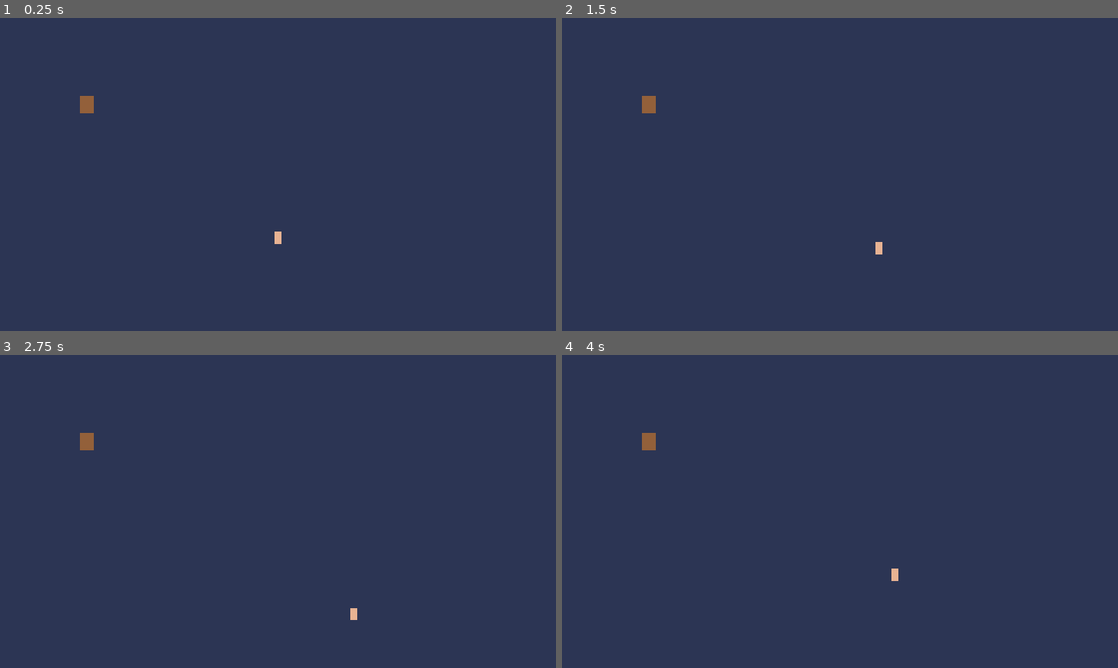
Above: before the commit, frames 1-4 (two rows, left to right).
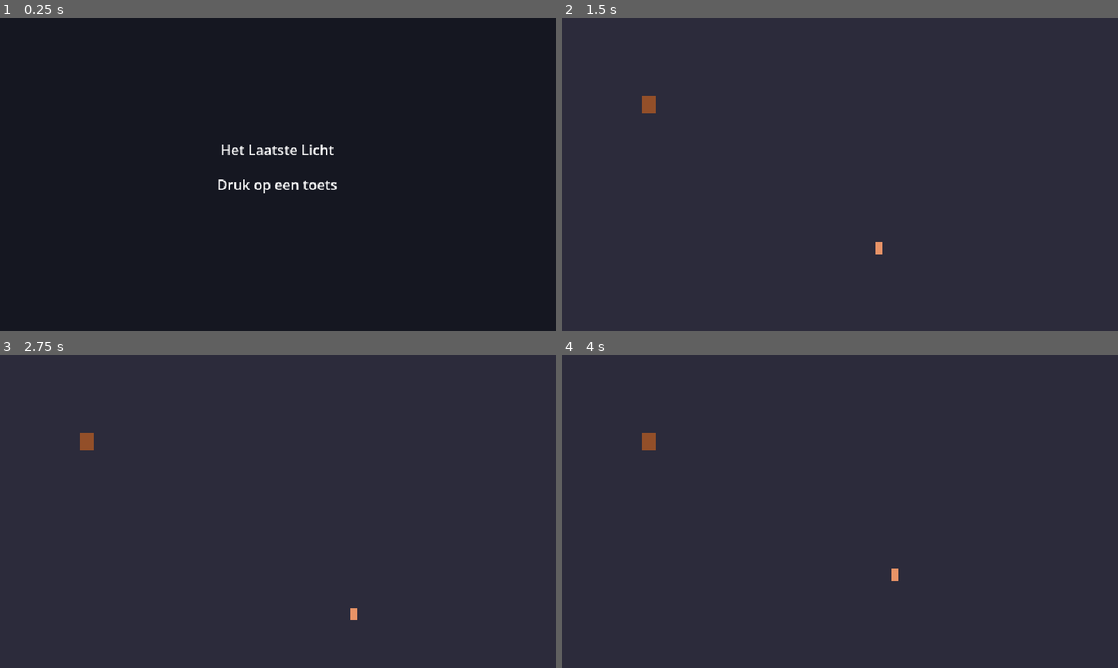
Above: after the commit, the same moments.

Repository: LetKainPlay/LastLight
Game: Godot game, scene res://scenes/main.tscn
Two runs of this game, one before a commit and one after it. Both use one fixed random seed, a clock stepped at 60 frames per second and the inputs below.
Inputs:
- Up to frame 1 (0.25 s): no input
- Up to frame 2 (1.5 s): tap Enter at 0.5 s; hold D (move_right) 0.53-1.28 s; hold E (interact) 0.53-1.28 s; tap Space at 1.25 s; hold S (move_down) from 1.28 s (still down); tap E (interact) at 1.35 s
- Up to frame 3 (2.75 s): release S (move_down) at 2.03 s; hold D (move_right) from 2.03 s (still down); hold E (interact) from 2.03 s (still down)
- Up to frame 4 (4 s): release D (move_right) at 2.78 s; release E (interact) at 2.78 s; hold W (move_up) 2.78-3.53 s; tap E (interact) at 2.85 s; hold A (move_left) from 3.53 s (still down); hold E (interact) from 3.53 s (still down)

The runs differ from the first frame. In frame 1, 100% of the frame differs, in the area x 0-100%, y 0-100%; in frame 2, 100%; in frame 3, 100%; in frame 4, 100%.

Commit message:
M1-T14: night flow with title and sunrise cards, phase tint, persistent flame
Co-Authored-By: Claude Sonnet 5.5 <noreply@anthropic.com>
Claude-Session: https://claude.ai/code/session_01Ehtwrq3Ai3VT9oAyBp9NAd

Diff:
--- a/scenes/lighthouse/flame_model.gd
+++ b/scenes/lighthouse/flame_model.gd
@@ -55,3 +55,10 @@
 ## Strike a match. Only works with oil in the reservoir.
 func relight() -> void:
 	lit = oil > 0.0
+
+
+## Back to a full tank and a fresh wick.
+func reset() -> void:
+	oil = 1.0
+	wick_wear = 0.0
+	lit = true
--- a/scenes/lighthouse/lantern.gd
+++ b/scenes/lighthouse/lantern.gd
@@ -1,12 +1,10 @@
 class_name Lantern
 extends Node2D
-## The lamp. Owns the FlameModel, burns oil while the night runs, and shows the flame.
+## The lamp. Shows and tends the night's flame (kept on Game, so it survives leaving the room).
 
 ## Emitted when the flame changes state.
 signal flame_state_changed(state: FlameModel.FlameState)
 
-const DEEP_NIGHT_START: float = 1440.0
-const DEEP_NIGHT_END: float = 1680.0
 const FLAME_COLORS: Dictionary[FlameModel.FlameState, Color] = {
 	FlameModel.FlameState.OUT: Color(0.172549, 0.207843, 0.329412, 1),
 	FlameModel.FlameState.EMBER: Color(0.784314, 0.501961, 0.172549, 1),
@@ -14,11 +12,10 @@
 	FlameModel.FlameState.BRIGHT: Color(1, 0.901961, 0.603922, 1),
 }
 
-var model: FlameModel = FlameModel.new()
+var model: FlameModel = null
 
 var _state: FlameModel.FlameState = FlameModel.FlameState.BRIGHT
 
-@onready var _clock: Node = get_node("/root/Clock")
 @onready var _flame: Polygon2D = $Flame
 @onready var _reservoir: Interactable = $Reservoir
 @onready var _wick: Interactable = $Wick
@@ -26,16 +23,14 @@
 
 
 func _ready() -> void:
+	model = get_node("/root/Game").flame
 	_reservoir.interacted.connect(_on_reservoir_interacted)
 	_wick.interacted.connect(_on_wick_interacted)
 	_match.interacted.connect(_on_match_interacted)
 	_show_flame()
 
 
-func _process(delta: float) -> void:
-	if _clock.running:
-		var minutes: float = _clock.minutes
-		model.burn(delta, minutes >= DEEP_NIGHT_START and minutes < DEEP_NIGHT_END)
+func _process(_delta: float) -> void:
 	_show_flame()
 
 
--- a/scenes/main.gd
+++ b/scenes/main.gd
@@ -1,23 +1,70 @@
 extends Node2D
-## Thin bootstrap: loads the active room and fades between rooms.
+## Thin bootstrap: loads the active room, fades between rooms, runs title -> night -> sunrise.
+
+enum Stage { TITLE, NIGHT, SUNRISE }
 
 const ROOMS: Dictionary[StringName, PackedScene] = {
 	&"keepers_quarters": preload("res://scenes/rooms/keepers_quarters.tscn"),
 	&"lantern_room": preload("res://scenes/rooms/lantern_room.tscn"),
 }
 const FADE_SECONDS: float = 0.2
+const TINT_SECONDS: float = 3.0
+## Indexed by Clock.Phase: dusk, night, pre-dawn, sunrise.
+const PHASE_TINTS: Array[Color] = [
+	Color(1.0, 0.82, 0.7),
+	Color(0.45, 0.5, 0.8),
+	Color(0.6, 0.6, 0.85),
+	Color(1.0, 0.86, 0.75),
+]
 
+var _stage: Stage = Stage.TITLE
 var _room: Room = null
 var _changing: bool = false
 
+@onready var _clock: Node = get_node("/root/Clock")
+@onready var _game: Node = get_node("/root/Game")
 @onready var _rooms_root: Node2D = $Rooms
 @onready var _player: Player = $Player
+@onready var _tint: CanvasModulate = $Tint
 @onready var _fade: ColorRect = $FadeLayer/Fade
+@onready var _card: Control = $CardLayer/Card
+@onready var _card_title: Label = $CardLayer/Card/Title
+@onready var _card_line: Label = $CardLayer/Card/Line
 
 
 func _ready() -> void:
+	_clock.phase_changed.connect(_on_clock_phase_changed)
+	_clock.night_ended.connect(_on_clock_night_ended)
+	_show_title()
+	_fade_to(0.0)
+
+
+func _unhandled_input(event: InputEvent) -> void:
+	var key: InputEventKey = event as InputEventKey
+	if key == null or not key.pressed or key.echo:
+		return
+	if _stage == Stage.TITLE or _stage == Stage.SUNRISE:
+		_start_night()
+
+
+func _show_title() -> void:
+	_stage = Stage.TITLE
+	_player.set_physics_process(false)
+	_card_title.text = "Het Laatste Licht"
+	_card_line.text = "Druk op een toets"
+	_card.visible = true
+	_set_tint(PHASE_TINTS[0], 0.0)
+
+
+func _start_night() -> void:
+	_stage = Stage.NIGHT
+	_card.visible = false
+	_game.reset_night()
+	_player.has_oil_can = false
 	_enter_room(&"keepers_quarters", &"Start")
-	_fade_to(0.0)
+	_player.set_physics_process(true)
+	_clock.start_night()
+	_set_tint(PHASE_TINTS[0], 0.0)
 
 
 func _enter_room(room_name: StringName, spawn_name: StringName) -> void:
@@ -37,6 +84,13 @@
 	return tween
 
 
+func _set_tint(color: Color, seconds: float) -> void:
+	if seconds <= 0.0:
+		_tint.color = color
+		return
+	create_tween().tween_property(_tint, "color", color, seconds)
+
+
 func _on_room_exit_exit_requested(room_name: StringName, spawn_name: StringName) -> void:
 	if _changing:
 		return
@@ -45,5 +99,20 @@
 	await _fade_to(1.0).finished
 	_enter_room(room_name, spawn_name)
 	await _fade_to(0.0).finished
-	_player.set_physics_process(true)
+	_player.set_physics_process(_stage == Stage.NIGHT)
 	_changing = false
+
+
+func _on_clock_phase_changed(phase: int) -> void:
+	_set_tint(PHASE_TINTS[phase], TINT_SECONDS)
+
+
+func _on_clock_night_ended() -> void:
+	_stage = Stage.SUNRISE
+	_player.set_physics_process(false)
+	var total: int = int(_game.lit_minutes)
+	_card_title.text = "De zon komt op"
+	_card_line.text = "Het licht brandde %d uur en %d minuten." % [total / 60, total % 60]
+	_card.visible = true
+	_game.night_completed = true
+	_game.save()
--- a/scenes/main.tscn
+++ b/scenes/main.tscn
@@ -6,9 +6,44 @@
 [node name="Main" type="Node2D"]
 script = ExtResource("1")
 
+[node name="Tint" type="CanvasModulate" parent="."]
+
 [node name="Rooms" type="Node2D" parent="."]
 
 [node name="Player" parent="." instance=ExtResource("2")]
+
+[node name="CardLayer" type="CanvasLayer" parent="."]
+layer = 40
+
+[node name="Card" type="Control" parent="CardLayer"]
+layout_mode = 3
+anchors_preset = 15
+anchor_right = 1.0
+anchor_bottom = 1.0
+mouse_filter = 2
+
+[node name="Backdrop" type="ColorRect" parent="CardLayer/Card"]
+layout_mode = 0
+offset_right = 640.0
+offset_bottom = 360.0
+mouse_filter = 2
+color = Color(0.0431373, 0.054902, 0.101961, 0.85)
+
+[node name="Title" type="Label" parent="CardLayer/Card"]
+layout_mode = 0
+offset_top = 140.0
+offset_right = 640.0
+offset_bottom = 170.0
+horizontal_alignment = 1
+text = "Het Laatste Licht"
+
+[node name="Line" type="Label" parent="CardLayer/Card"]
+layout_mode = 0
+offset_top = 180.0
+offset_right = 640.0
+offset_bottom = 210.0
+horizontal_alignment = 1
+text = ""
 
 [node name="FadeLayer" type="CanvasLayer" parent="."]
 layer = 50
--- a/scenes/rooms/keepers_quarters.gd
+++ b/scenes/rooms/keepers_quarters.gd
@@ -1,10 +1,7 @@
 extends Room
 ## Keeper's quarters: the oil barrel hands out cans, four over the night.
 
-const STARTING_STOCK: int = 4
-
-var _stock: int = STARTING_STOCK
-
+@onready var _game: Node = get_node("/root/Game")
 @onready var _barrel: Interactable = $OilBarrel
 
 
@@ -14,6 +11,6 @@
 
 func _on_oil_barrel_interacted(who: Node2D) -> void:
 	var player: Player = who as Player
-	if player != null and not player.has_oil_can and _stock > 0:
-		_stock -= 1
+	if player != null and not player.has_oil_can and _game.oil_cans_left > 0:
+		_game.oil_cans_left -= 1
 		player.has_oil_can = true
--- a/scripts/autoload/game.gd
+++ b/scripts/autoload/game.gd
@@ -2,15 +2,44 @@
 ## Save/load: only the night-completed flag and volume. Local JSON.
 
 const DEFAULT_SAVE_PATH: String = "user://save.json"
+const OIL_CANS_PER_NIGHT: int = 4
+const DEEP_NIGHT_START: float = 1440.0
+const DEEP_NIGHT_END: float = 1680.0
 
 var night_completed: bool = false
 ## Master volume, 0.0..1.0.
 var volume: float = 0.8
 var save_path: String = DEFAULT_SAVE_PATH
 
+## The one flame of the night. Rooms only display it.
+var flame: FlameModel = FlameModel.new()
+## Game minutes the flame has been lit tonight.
+var lit_minutes: float = 0.0
+var oil_cans_left: int = OIL_CANS_PER_NIGHT
+
+var _clock: Node = null
+
 
 func _ready() -> void:
 	load_save()
+
+
+func _process(delta: float) -> void:
+	if _clock == null:
+		_clock = get_node_or_null("/root/Clock")
+		return
+	if not _clock.running:
+		return
+	var minutes: float = _clock.minutes
+	flame.burn(delta, minutes >= DEEP_NIGHT_START and minutes < DEEP_NIGHT_END)
+	if flame.lit:
+		lit_minutes += delta * _clock.minutes_per_second
+
+
+func reset_night() -> void:
+	flame.reset()
+	lit_minutes = 0.0
+	oil_cans_left = OIL_CANS_PER_NIGHT
 
 
 func save() -> void:
--- a/tests/test_flame_model.gd
+++ b/tests/test_flame_model.gd
@@ -12,6 +12,7 @@
 	_check_state(1.0, 1.0, FlameModel.FlameState.STEADY)
 	_check_clamped()
 	_check_relight()
+	_check_reset()
 	quit(1 if _failed else 0)
 
 
@@ -57,3 +58,12 @@
 	if model.get_state() != FlameModel.FlameState.BRIGHT:
 		_failed = true
 		printerr("FAIL match did not relight")
+
+
+func _check_reset() -> void:
+	var model: FlameModel = FlameModel.new()
+	model.burn(9999.0)
+	model.reset()
+	if model.get_state() != FlameModel.FlameState.BRIGHT:
+		_failed = true
+		printerr("FAIL reset did not restore a bright flame")
Not shown, changed: docs/DECISIONS.md
